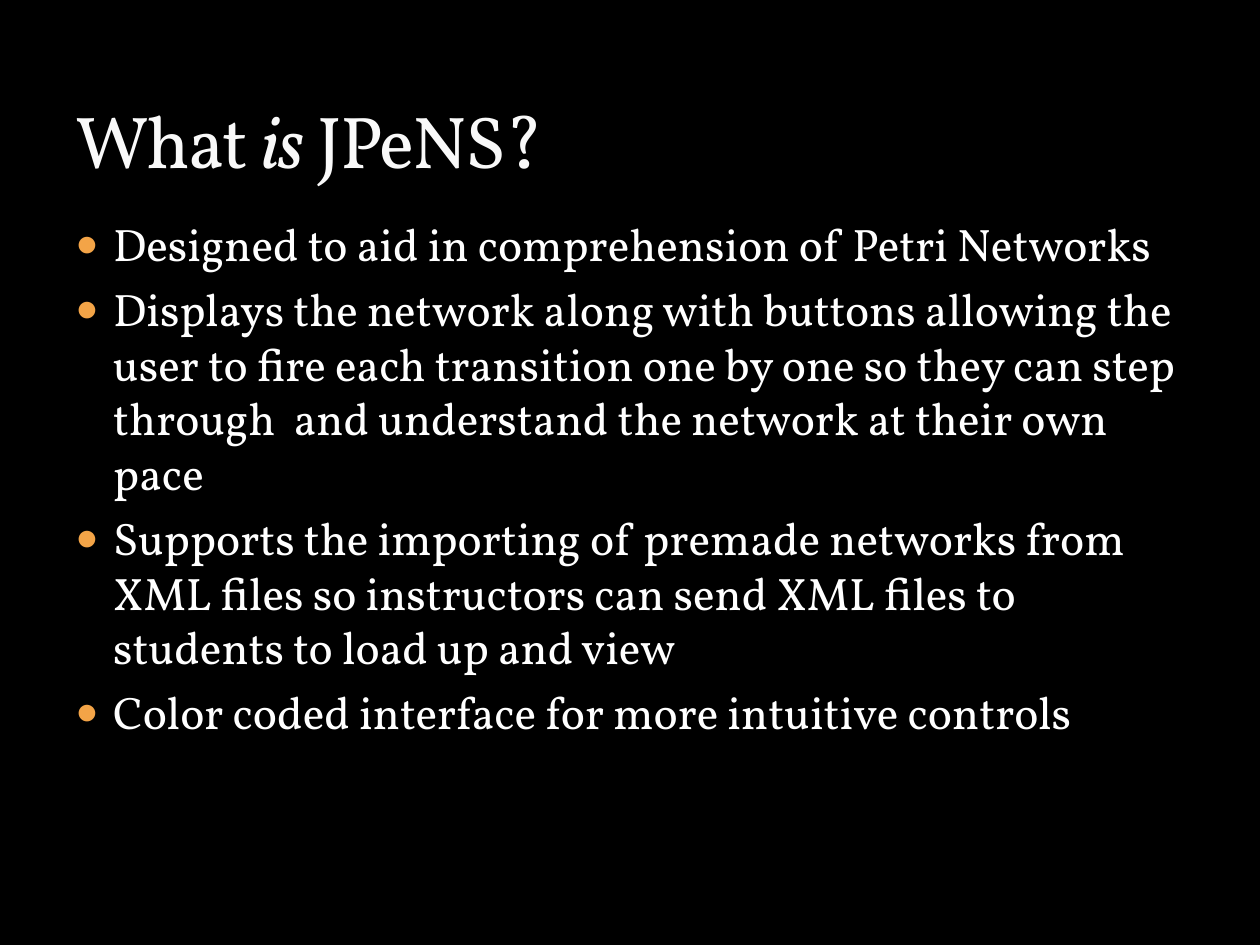
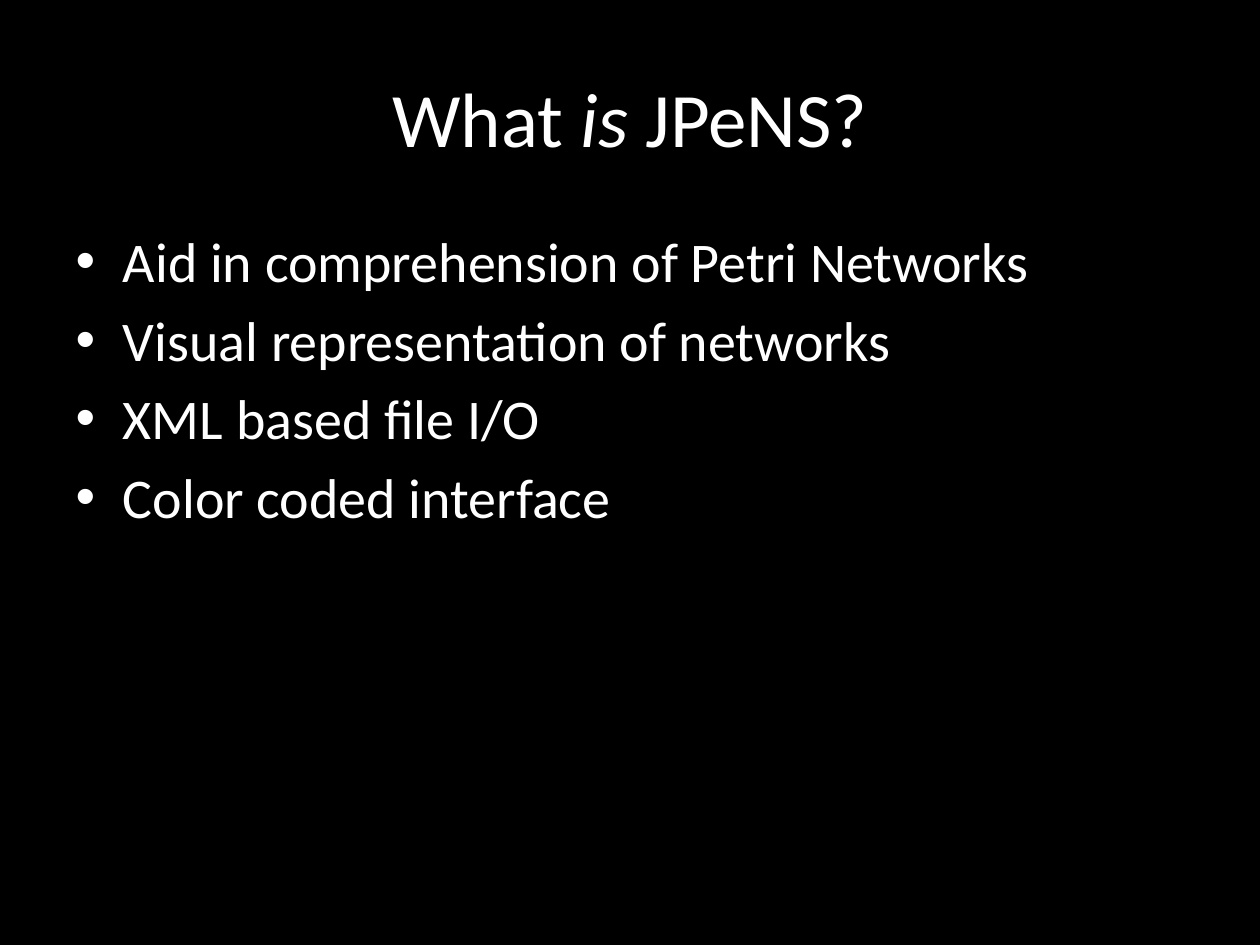
Before and after one commit to Hobbit/JPeNS, a slide deck: slide 2 of JPeNS_Presentation.pptx. Drawn at 1260x945 pixels with LibreOffice and Linux fonts; fonts in the diff are those of the drawing; background and template pictures are left out. Boxes give left, top, right and bottom in pixels: in the first picture for what was removed or moved away, otherwise in the second. Text is boxed around its words. In the diff, an @@ line names an element or a change of style, - is before the commit and + after.

```diff
--- a/JPeNS_Presentation.pptx
+++ b/JPeNS_Presentation.pptx
@@ title "What is JPeNS?": place and size @@
-title "What is JPeNS?" at <box>75,115,544,186</box>
+title "What is JPeNS?" at <box>392,93,868,148</box>
@@ title "What is JPeNS?" at <box>392,93,868,148</box>: size 42 to 44 pt, font Vollkorn to Calibri, text colour #F9F9F9 to #FFFFFF, letter spacing -1 to 0 pt, letter outline #3C4422 0.25 pt to none; alignment left to centre; vertical alignment bottom to middle @@
@@ text at <box>123,243,1028,519</box>: text changed; size 26 to 32 pt; font Vollkorn to Calibri @@
-● Designed to aid in comprehension of Petri Networks
-● Displays the network along with buttons allowing the user to fire each transition one by one so they can step through and understand the network at their own pace
-● Supports the importing of premade networks from XML files so instructors can send XML files to students to load up and view
-● Color coded interface for more intuitive controls
+• Aid in comprehension of Petri Networks
+• Visual representation of networks
+• XML based file I/O
+• Color coded interface
```
Also in this commit, not shown: 4 other slides changed, 1 slide added, 1 slide removed.
